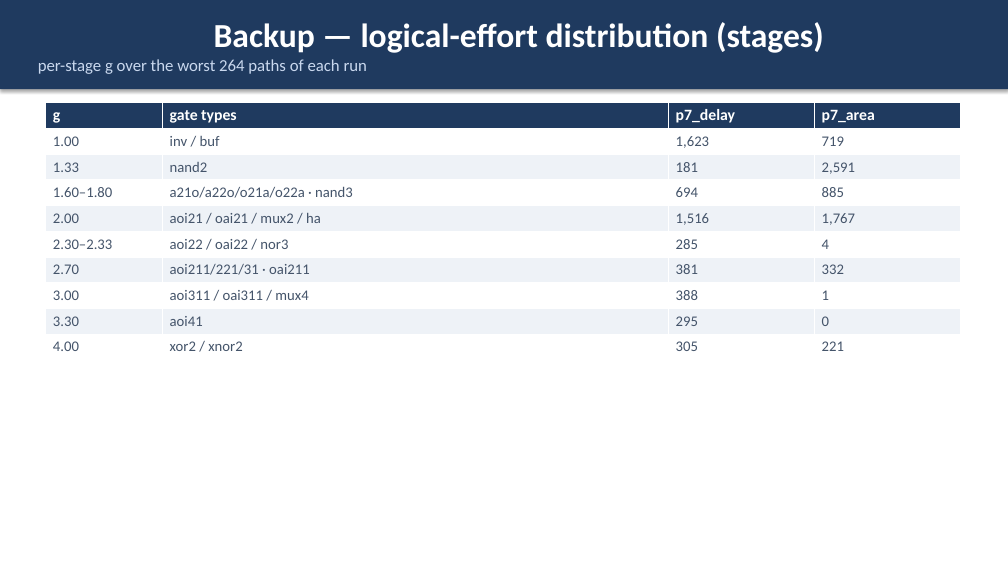
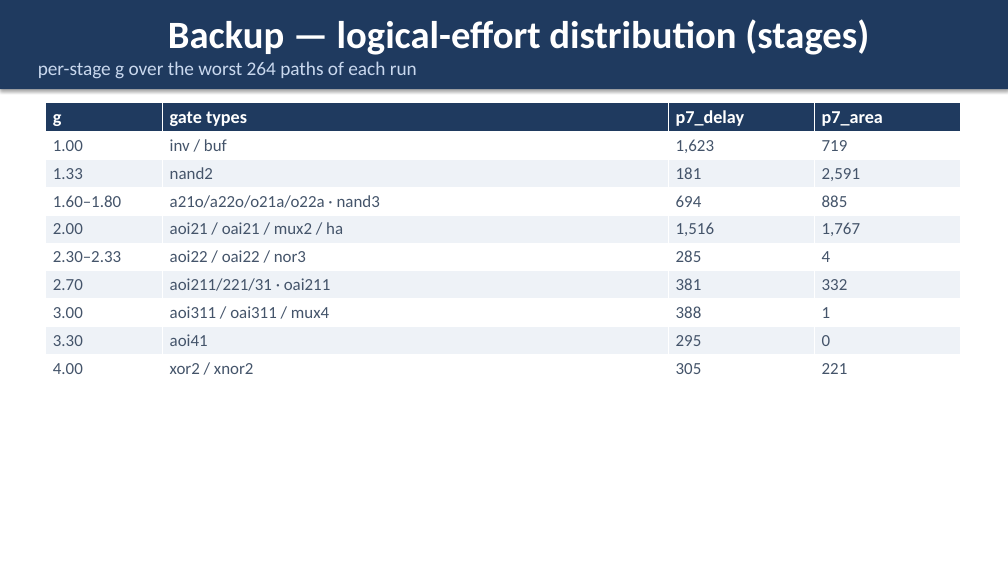
Before and after one commit to wuhannus/lunarch, a slide deck: slide 19 of flow/LUNARCH_AI_Driven_Chip_Design.pptx (slide 18 before the commit). Drawn at 1008x567 pixels with LibreOffice and Linux fonts; fonts in the diff are those of the drawing. Boxes give left, top, right and bottom in pixels: in the first picture for what was removed or moved away, otherwise in the second. Text is boxed around its words. In the diff, an @@ line names an element or a change of style, - is before the commit and + after.

```diff
--- a/flow/LUNARCH_AI_Driven_Chip_Design.pptx
+++ b/flow/LUNARCH_AI_Driven_Chip_Design.pptx
@@ rectangle "Backup — logical-effort distribution (stages)" at <box>0,0,1008,89</box>: size 32 to 36.8 pt in "Backup — logical-effort distribution (stages)"; size 16 to 18.4 pt in "per-stage g over the worst 264 paths ..." @@
@@ table at <box>45,102,960,378</box> @@
@@ size 15 to 17.2 pt in "g", "gate types", "p7_delay", "p7_area" @@
@@ size 14 to 16.1 pt @@
```
Also in this commit, not shown: 18 other slides changed, 1 slide added, 1 other file.
